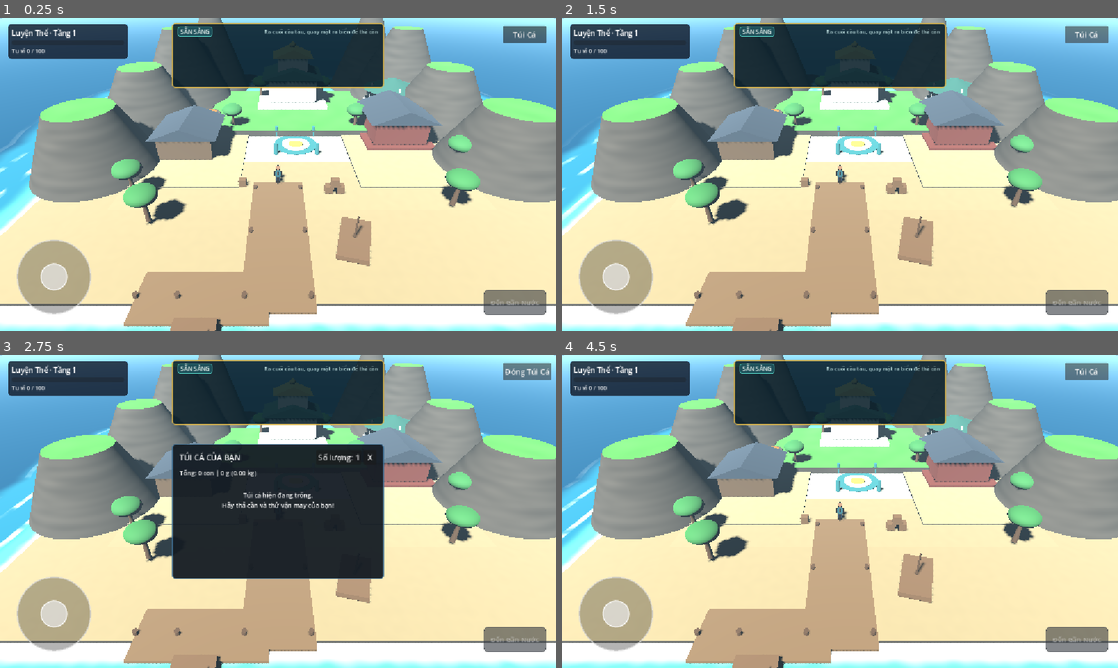
Above: before the commit, frames 1-4 (two rows, left to right).
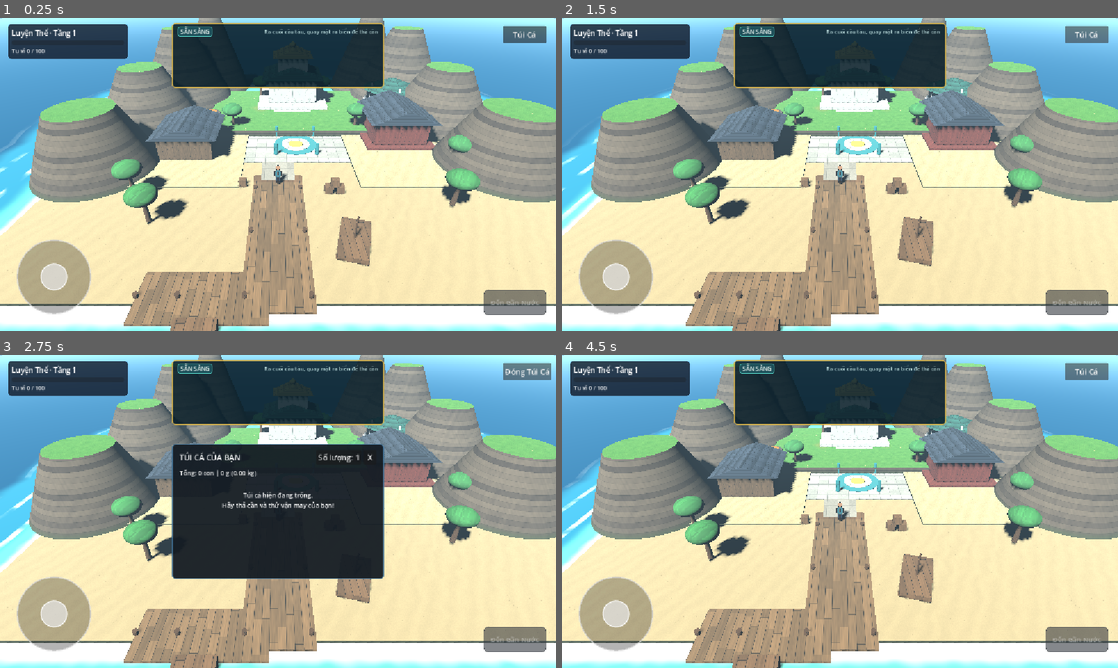
Above: after the commit, the same moments.

Repository: aohmn/GameDemo
Game: Godot game, scene res://scenes/boot/main.tscn
The game is run twice, just before and just after one commit, with the same random seed, the same clock (stepped at 60 frames per second) and the same inputs.
Inputs:
- Up to frame 1 (0.25 s): no input
- Up to frame 2 (1.5 s): click "Túi Cá" at 0.5 s; click "Đóng Túi Cá" at 1.25 s
- Up to frame 3 (2.75 s): click "Túi Cá" at 2 s
- Up to frame 4 (4.5 s): click "Số lượng: 1" at 2.75 s; click "Số lượng: Tất cả" at 3.5 s; click "Đóng Túi Cá" at 4.25 s

The runs differ from the first frame. In frame 1, 11% of the frame differs, in the area x 1-100%, y 2-100%; in frame 2, 11%; in frame 3, 7.5%; in frame 4, 11%.

Commit message:
feat: do hoa map procedural - shader van, ngoi, da, la, cat, co, nui; bo vet den

Diff:
--- /dev/null
+++ b/assets/shaders/proc_foliage.gdshader
@@ -0,0 +1,27 @@
+shader_type spatial;
+render_mode cull_back, depth_draw_opaque;
+#include "res://assets/shaders/proc_common.gdshaderinc"
+
+// Tán lá: mảng lá sáng tối theo cụm, chấm lá sáng, sáng dần lên phía trên.
+uniform vec4 base_color : source_color = vec4(0.24, 0.62, 0.28, 1.0);
+uniform vec4 dark_color : source_color = vec4(0.12, 0.38, 0.2, 1.0);
+
+varying vec3 v_wp;
+varying vec3 v_wn;
+
+void vertex() {
+	v_wp = (MODEL_MATRIX * vec4(VERTEX, 1.0)).xyz;
+	v_wn = normalize((MODEL_MATRIX * vec4(NORMAL, 0.0)).xyz);
+}
+
+void fragment() {
+	vec3 n = normalize(v_wn);
+	vec2 uv = vec2(v_wp.x + v_wp.z * 0.7, v_wp.y * 1.3 + v_wp.z * 0.4);
+	float clump = fbm2(uv * 2.6);
+	vec3 col = mix(dark_color.rgb, base_color.rgb, 0.25 + clump * 0.9);
+	float leaf = h21(floor(uv * 7.0));
+	col = mix(col, base_color.rgb * 1.15, step(0.86, leaf) * 0.4);
+	col *= 0.72 + 0.28 * clamp(n.y * 0.5 + 0.5, 0.0, 1.0);
+	ALBEDO = col;
+	ROUGHNESS = 0.85;
+}
--- /dev/null
+++ b/assets/shaders/proc_marble.gdshader
@@ -0,0 +1,30 @@
+shader_type spatial;
+render_mode cull_back, depth_draw_opaque;
+#include "res://assets/shaders/proc_common.gdshaderinc"
+
+// Bạch ngọc/đá cẩm thạch: nền sáng, vân mảnh uốn lượn, đường ghép tấm.
+uniform vec4 base_color : source_color = vec4(0.92, 0.96, 0.94, 1.0);
+uniform vec4 dark_color : source_color = vec4(0.62, 0.74, 0.72, 1.0);
+uniform float panel = 1.6;
+
+varying vec3 v_wp;
+varying vec3 v_wn;
+
+void vertex() {
+	v_wp = (MODEL_MATRIX * vec4(VERTEX, 1.0)).xyz;
+	v_wn = normalize((MODEL_MATRIX * vec4(NORMAL, 0.0)).xyz);
+}
+
+void fragment() {
+	vec2 uv = face_uv(v_wp, normalize(v_wn));
+	float warp = fbm2(uv * 1.6) * 4.0;
+	float vein = abs(sin((uv.x * 1.3 + uv.y * 0.9) * 2.2 + warp));
+	vein = 1.0 - smoothstep(0.0, 0.16, vein);
+	vec3 col = mix(base_color.rgb, dark_color.rgb, vein * 0.55 + fbm2(uv * 3.0) * 0.12);
+	vec2 f = fract(uv / panel);
+	vec2 edge = min(f, 1.0 - f);
+	col = mix(col, dark_color.rgb * 0.8, (1.0 - smoothstep(0.0, 0.012, min(edge.x, edge.y))) * 0.8);
+	ALBEDO = col;
+	ROUGHNESS = 0.35;
+	SPECULAR = 0.6;
+}
--- /dev/null
+++ b/assets/shaders/proc_material.gd
@@ -0,0 +1,56 @@
+extends RefCounted
+
+## Tạo vật liệu procedural (không texture) theo tên node. Một nơi duy nhất quyết định node nào
+## dùng shader nào, để builder của mọi map dùng chung phong cách bề mặt.
+
+const SHADER_DIR: String = "res://assets/shaders/"
+
+static var _cache: Dictionary = {}
+
+
+## Loại bề mặt theo từ khóa trong tên node.
+static func kind_for_name(n: String) -> String:
+	if n.contains("Roof"):
+		return "roof"
+	if n.contains("TreeCrown"):
+		return "foliage"
+	if n.contains("Mast") or n.contains("Trunk") or n.contains("Post") or n.contains("Crate"):
+		return "wood"
+	if n.contains("Planks") or n.contains("PierRamp") or n.contains("Boat"):
+		return "planks"
+	if n.contains("Warehouse") or (n.contains("ThuongHoi") and not n.contains("Sign")):
+		return "wood"
+	if n.contains("Pillar") or n.contains("TeleportInnerRing"):
+		return "marble"
+	if n.contains("TienCac") and not n.contains("Pinnacle"):
+		return "marble"
+	if n.contains("Plaza") or n.begins_with("Path") or n.contains("Observation") or n.contains("PondBorder"):
+		return "paving"
+	if n.contains("Furnace") and not n.contains("Fire"):
+		return "rough"
+	return "plain"
+
+
+static func make(node_name: String, color: Color) -> Material:
+	var kind: String = kind_for_name(node_name)
+	var radial: bool = node_name.contains("Observation") and node_name.contains("Roof")
+	var key: String = "%s|%s|%s" % [kind, color.to_html(), str(radial)]
+	if _cache.has(key):
+		return _cache[key]
+	var mat: Material
+	if kind == "plain":
+		var std := StandardMaterial3D.new()
+		std.albedo_color = color
+		std.roughness = 0.8
+		mat = std
+	else:
+		var shader: Shader = load(SHADER_DIR + "proc_%s.gdshader" % kind) as Shader
+		var sm := ShaderMaterial.new()
+		sm.shader = shader
+		sm.set_shader_parameter("base_color", color)
+		sm.set_shader_parameter("dark_color", color.darkened(0.38))
+		if kind == "roof":
+			sm.set_shader_parameter("radial", radial)
+		mat = sm
+	_cache[key] = mat
+	return mat
--- /dev/null
+++ b/assets/shaders/proc_paving.gdshader
@@ -0,0 +1,29 @@
+shader_type spatial;
+render_mode cull_back, depth_draw_opaque;
+#include "res://assets/shaders/proc_common.gdshaderinc"
+
+// Đá phiến lát đường/quảng trường: ô vuông, vữa giữa các viên, tông màu lệch theo viên, nhám hạt.
+uniform vec4 base_color : source_color = vec4(0.74, 0.72, 0.67, 1.0);
+uniform vec4 dark_color : source_color = vec4(0.5, 0.48, 0.44, 1.0);
+uniform float tile_size = 1.1;
+
+varying vec3 v_wp;
+varying vec3 v_wn;
+
+void vertex() {
+	v_wp = (MODEL_MATRIX * vec4(VERTEX, 1.0)).xyz;
+	v_wn = normalize((MODEL_MATRIX * vec4(NORMAL, 0.0)).xyz);
+}
+
+void fragment() {
+	vec2 uv = face_uv(v_wp, normalize(v_wn)) / tile_size;
+	vec2 id = floor(uv);
+	vec2 f = fract(uv);
+	vec3 col = mix(base_color.rgb, dark_color.rgb, h21(id) * 0.4);
+	col *= 0.92 + fbm2(uv * 9.0) * 0.16;
+	vec2 edge = min(f, 1.0 - f);
+	float grout = 1.0 - smoothstep(0.0, 0.04, min(edge.x, edge.y));
+	col = mix(col, dark_color.rgb * 0.8, grout * 0.7);
+	ALBEDO = col;
+	ROUGHNESS = 0.85;
+}
--- /dev/null
+++ b/assets/shaders/proc_planks.gdshader
@@ -0,0 +1,34 @@
+shader_type spatial;
+render_mode cull_back, depth_draw_opaque;
+#include "res://assets/shaders/proc_common.gdshaderinc"
+
+// Ván gỗ lát sàn: ván dọc theo trục Z, khe giữa các ván, mối nối so le, vân gỗ và đầu đinh.
+uniform vec4 base_color : source_color = vec4(0.60, 0.44, 0.28, 1.0);
+uniform vec4 dark_color : source_color = vec4(0.40, 0.26, 0.16, 1.0);
+uniform float plank_width = 0.5;
+uniform float plank_length = 2.4;
+
+varying vec3 v_wp;
+varying vec3 v_wn;
+
+void vertex() {
+	v_wp = (MODEL_MATRIX * vec4(VERTEX, 1.0)).xyz;
+	v_wn = normalize((MODEL_MATRIX * vec4(NORMAL, 0.0)).xyz);
+}
+
+void fragment() {
+	vec2 uv = face_uv(v_wp, normalize(v_wn));
+	float row = floor(uv.x / plank_width);
+	float off = h21(vec2(row, 3.0)) * plank_length;
+	float seg = floor((uv.y + off) / plank_length);
+	vec2 f = vec2(fract(uv.x / plank_width), fract((uv.y + off) / plank_length));
+	float tone = h21(vec2(row, seg));
+	vec3 col = mix(base_color.rgb, dark_color.rgb, tone * 0.65);
+	float grain = fbm2(vec2(uv.x * 14.0, uv.y * 1.1 + row * 5.0));
+	col *= 0.86 + grain * 0.26;
+	float gap = (1.0 - smoothstep(0.0, 0.05, f.x)) + (1.0 - smoothstep(0.0, 0.05, 1.0 - f.x));
+	gap += (1.0 - smoothstep(0.0, 0.012, f.y)) * 0.8;
+	col = mix(col, dark_color.rgb * 0.45, clamp(gap, 0.0, 1.0));
+	ALBEDO = col;
+	ROUGHNESS = 0.9;
+}
--- /dev/null
+++ b/assets/shaders/proc_roof.gdshader
@@ -0,0 +1,34 @@
+shader_type spatial;
+render_mode cull_back, depth_draw_opaque;
+#include "res://assets/shaders/proc_common.gdshaderinc"
+
+// Mái ngói: các hàng ngói so le, rìa dưới mỗi viên đổ bóng, mỗi viên lệch tông một chút.
+uniform vec4 base_color : source_color = vec4(0.25, 0.30, 0.38, 1.0);
+uniform vec4 dark_color : source_color = vec4(0.15, 0.18, 0.24, 1.0);
+uniform float rows_per_meter = 3.2;
+uniform float tile_width = 0.42;
+uniform bool radial = false;
+
+varying vec3 v_wp;
+varying vec3 v_local;
+
+void vertex() {
+	v_wp = (MODEL_MATRIX * vec4(VERTEX, 1.0)).xyz;
+	v_local = VERTEX;
+}
+
+void fragment() {
+	float row_f = v_wp.y * rows_per_meter;
+	float row = floor(row_f);
+	float along = radial ? atan(v_local.x, v_local.z) * 2.2 : v_local.z;
+	float col_f = along / tile_width + 0.5 * mod(row, 2.0);
+	vec2 id = vec2(floor(col_f), row);
+	vec2 f = vec2(fract(col_f), fract(row_f));
+	vec3 col = mix(base_color.rgb, dark_color.rgb, h21(id) * 0.55);
+	col *= 0.7 + 0.3 * smoothstep(0.0, 0.7, f.y);
+	float seam = (1.0 - smoothstep(0.0, 0.07, f.x)) + (1.0 - smoothstep(0.0, 0.07, 1.0 - f.x));
+	col = mix(col, dark_color.rgb * 0.55, clamp(seam, 0.0, 1.0) * 0.8);
+	ALBEDO = col;
+	ROUGHNESS = 0.7;
+	METALLIC = 0.05;
+}
--- /dev/null
+++ b/assets/shaders/proc_rough.gdshader
@@ -0,0 +1,25 @@
+shader_type spatial;
+render_mode cull_back, depth_draw_opaque;
+#include "res://assets/shaders/proc_common.gdshaderinc"
+
+// Đá thô (lò, kè đá): nhiễu hai tầng, khe nứt tối, vệt rêu nhẹ ở chân.
+uniform vec4 base_color : source_color = vec4(0.35, 0.32, 0.30, 1.0);
+uniform vec4 dark_color : source_color = vec4(0.2, 0.18, 0.17, 1.0);
+
+varying vec3 v_wp;
+varying vec3 v_wn;
+
+void vertex() {
+	v_wp = (MODEL_MATRIX * vec4(VERTEX, 1.0)).xyz;
+	v_wn = normalize((MODEL_MATRIX * vec4(NORMAL, 0.0)).xyz);
+}
+
+void fragment() {
+	vec2 uv = face_uv(v_wp, normalize(v_wn));
+	float n = fbm2(uv * 3.0) * 0.6 + fbm2(uv * 11.0) * 0.4;
+	vec3 col = mix(dark_color.rgb, base_color.rgb, 0.35 + n * 0.8);
+	float crack = abs(vnoise(uv * 4.0) - 0.5);
+	col = mix(col, dark_color.rgb * 0.5, (1.0 - smoothstep(0.0, 0.035, crack)) * 0.6);
+	ALBEDO = col;
+	ROUGHNESS = 0.95;
+}
--- /dev/null
+++ b/assets/shaders/proc_wood.gdshader
@@ -0,0 +1,29 @@
+shader_type spatial;
+render_mode cull_back, depth_draw_opaque;
+#include "res://assets/shaders/proc_common.gdshaderinc"
+
+// Gỗ có vân dọc (thân cây, cột, thùng, tường gỗ).
+uniform vec4 base_color : source_color = vec4(0.55, 0.38, 0.24, 1.0);
+uniform vec4 dark_color : source_color = vec4(0.40, 0.26, 0.16, 1.0);
+
+varying vec3 v_wp;
+varying vec3 v_wn;
+
+void vertex() {
+	v_wp = (MODEL_MATRIX * vec4(VERTEX, 1.0)).xyz;
+	v_wn = normalize((MODEL_MATRIX * vec4(NORMAL, 0.0)).xyz);
+}
+
+void fragment() {
+	vec3 n = normalize(v_wn);
+	vec2 uv = face_uv(v_wp, n);
+	float across = abs(n.y) > 0.7 ? uv.x + uv.y : uv.x * 1.0 + uv.y * 0.0 + v_wp.z * 0.7;
+	float rings = fbm2(vec2(across * 9.0, v_wp.y * 0.8));
+	float streak = vnoise(vec2(across * 26.0, v_wp.y * 1.5));
+	vec3 col = mix(dark_color.rgb, base_color.rgb, 0.35 + rings * 0.65);
+	col *= 0.9 + streak * 0.2;
+	float board = abs(fract(across / 0.55) - 0.5);
+	col = mix(col, dark_color.rgb * 0.5, (1.0 - smoothstep(0.0, 0.02, 0.5 - board)) * 0.7);
+	ALBEDO = col;
+	ROUGHNESS = 0.88;
+}
--- a/maps/harbor_island/builders/pier_builder.gd
+++ b/maps/harbor_island/builders/pier_builder.gd
@@ -1,4 +1,6 @@
 extends RefCounted
+
+const ProcMaterial: Script = preload("res://assets/shaders/proc_material.gd")
 
 ## PierBuilder — Cầu tàu bến cảng, thuyền gỗ neo đậu và điểm câu ven biển
 ## Mang phong cách mộc mạc, phóng khoáng của Sea of Thieves.
@@ -77,7 +79,7 @@
 	node.mesh = hull
 	node.position = pos
 	node.rotation_degrees.y = rot_y
-	node.material_override = _mat(WOOD_COLOR)
+	node.material_override = ProcMaterial.make(b_name, WOOD_COLOR)
 	root_node.add_child(node)
 
 	# Cột buồm gỗ nhỏ
@@ -89,7 +91,7 @@
 	mast_node.name = b_name + "Mast"
 	mast_node.mesh = mast
 	mast_node.position = pos + Vector3(0.0, 1.2, 0.0)
-	mast_node.material_override = _mat(WOOD_DARK)
+	mast_node.material_override = ProcMaterial.make(mast_node.name, WOOD_DARK)
 	root_node.add_child(mast_node)
 
 	var body := StaticBody3D.new()
@@ -127,12 +129,5 @@
 	node.name = node_name
 	node.mesh = mesh
 	node.position = pos
-	node.material_override = _mat(color)
+	node.material_override = ProcMaterial.make(node_name, color)
 	root_node.add_child(node)
-
-
-static func _mat(color: Color) -> StandardMaterial3D:
-	var material := StandardMaterial3D.new()
-	material.albedo_color = color
-	material.roughness = 0.85
-	return material
--- a/maps/harbor_island/builders/plaza_path_builder.gd
+++ b/maps/harbor_island/builders/plaza_path_builder.gd
@@ -1,4 +1,6 @@
 extends RefCounted
+
+const ProcMaterial: Script = preload("res://assets/shaders/proc_material.gd")
 
 ## PlazaPathBuilder — Kiến tạo Quảng trường trung tâm, Trận pháp truyền tống,
 ## Hồ Linh Ngư cảnh quan và Mạng lưới đường đi kết nối toàn bộ hòn đảo.
@@ -115,8 +117,5 @@
 	node.name = node_name
 	node.mesh = mesh
 	node.position = pos
-	var mat := StandardMaterial3D.new()
-	mat.albedo_color = color
-	mat.roughness = 0.8
-	node.material_override = mat
+	node.material_override = ProcMaterial.make(node_name, color)
 	root_node.add_child(node)
--- a/maps/harbor_island/builders/prop_builder.gd
+++ b/maps/harbor_island/builders/prop_builder.gd
@@ -1,4 +1,6 @@
 extends RefCounted
+
+const ProcMaterial: Script = preload("res://assets/shaders/proc_material.gd")
 
 ## PropBuilder — Bố trí thùng hàng, cảnh vật và cây cỏ nhiệt đới tiên hiệp.
 
@@ -89,8 +91,5 @@
 	node.name = node_name
 	node.mesh = mesh
 	node.position = pos
-	var mat := StandardMaterial3D.new()
-	mat.albedo_color = color
-	mat.roughness = 0.8
-	node.material_override = mat
+	node.material_override = ProcMaterial.make(node_name, color)
 	root_node.add_child(node)
--- a/maps/harbor_island/builders/sect_building_builder.gd
+++ b/maps/harbor_island/builders/sect_building_builder.gd
@@ -1,4 +1,6 @@
 extends RefCounted
+
+const ProcMaterial: Script = preload("res://assets/shaders/proc_material.gd")
 
 ## SectBuildingBuilder — Kiến tạo các kiến trúc môn phái và cơ sở hạ tầng:
 ## 3. Tiên Các (Công trình trên cao, nơi tu luyện và đột phá)
@@ -175,8 +177,5 @@
 	node.name = node_name
 	node.mesh = mesh
 	node.position = pos
-	var mat := StandardMaterial3D.new()
-	mat.albedo_color = color
-	mat.roughness = 0.75
-	node.material_override = mat
+	node.material_override = ProcMaterial.make(node_name, color)
 	root_node.add_child(node)
--- a/maps/harbor_island/builders/terrain_builder.gd
+++ b/maps/harbor_island/builders/terrain_builder.gd
@@ -37,6 +37,10 @@
 	sun.light_color = Color(1.0, 0.96, 0.88)
 	sun.light_energy = 1.35
 	sun.shadow_enabled = true
+	# 2 tầng bóng + làm mờ ranh giới tầng: bỏ vệt đen ngang đảo, nhẹ hơn cho Android
+	sun.directional_shadow_mode = DirectionalLight3D.SHADOW_PARALLEL_2_SPLITS
+	sun.directional_shadow_blend_splits = true
+	sun.directional_shadow_max_distance = 70.0
 	root_node.add_child(sun)
 
 
@@ -74,7 +78,6 @@
 
 	# Cao nguyên đồi cỏ tự nhiên (Plateau Layers)
 	var plateaus: Array[Dictionary] = [
-		{"name": "PlateauCenter", "pos": Vector3(0.0, 0.02, 3.0), "size": Vector3(32.0, 0.04, 22.0)},
 		{"name": "PlateauNorth", "pos": Vector3(0.0, 0.35, -7.0), "size": Vector3(22.0, 0.7, 15.0)},
 		{"name": "PlateauWest", "pos": Vector3(-12.5, 0.1, 2.0), "size": Vector3(14.0, 0.2, 18.0)},
 		{"name": "PlateauEast", "pos": Vector3(12.5, 0.1, 2.0), "size": Vector3(14.0, 0.2, 18.0)},
--- a/maps/harbor_island/terrain.gdshader
+++ b/maps/harbor_island/terrain.gdshader
@@ -7,10 +7,11 @@
 
 uniform vec4 sand_color : source_color = vec4(0.94, 0.85, 0.63, 1.0);
 uniform vec4 sand_wet_color : source_color = vec4(0.78, 0.68, 0.48, 1.0);
-uniform vec4 grass_color : source_color = vec4(0.32, 0.72, 0.27, 1.0);
-uniform vec4 grass_bright : source_color = vec4(0.42, 0.82, 0.35, 1.0);
-uniform vec4 rock_color : source_color = vec4(0.42, 0.38, 0.35, 1.0);
-uniform vec4 rock_dark : source_color = vec4(0.28, 0.25, 0.23, 1.0);
+uniform vec4 grass_color : source_color = vec4(0.26, 0.54, 0.22, 1.0);
+uniform vec4 grass_bright : source_color = vec4(0.40, 0.68, 0.28, 1.0);
+uniform vec4 grass_dry : source_color = vec4(0.58, 0.58, 0.28, 1.0);
+uniform vec4 rock_color : source_color = vec4(0.50, 0.43, 0.36, 1.0);
+uniform vec4 rock_dark : source_color = vec4(0.27, 0.23, 0.21, 1.0);
 
 varying vec3 v_world_pos;
 varying vec3 v_world_normal;
@@ -40,19 +41,37 @@
     vec3 pos = v_world_pos;
     vec3 norm = normalize(v_world_normal);
 
-    // Nhiễu cát: gợn sóng gió nhẹ
+    // Cát: gợn sóng gió, hạt li ti, vài vỏ sò sẫm, ẩm dần về phía nước
     float sand_noise = gnoise(pos.xz * 1.5) * 0.5 + 0.5;
-    vec3 sand_col = mix(sand_color.rgb, sand_color.rgb * 0.92, sand_noise);
-    // Cát ẩm sát nước
+    float ripple = sin((pos.x * 0.8 + pos.z * 0.45) * 6.0 + gnoise(pos.xz * 0.8) * 4.0);
+    float grain = hash2(floor(pos.xz * 36.0)).x * 0.5 + 0.5;
+    vec3 sand_col = mix(sand_color.rgb, sand_color.rgb * 0.9, sand_noise);
+    sand_col *= 1.0 + ripple * 0.04;
+    sand_col *= 0.95 + grain * 0.1;
+    float shell = step(0.992, hash2(floor(pos.xz * 7.0)).y * 0.5 + 0.5) * smoothstep(0.3, 0.15, length(fract(pos.xz * 7.0) - 0.5));
+    sand_col = mix(sand_col, sand_wet_color.rgb * 0.7, shell * 0.8);
     sand_col = mix(sand_wet_color.rgb, sand_col, smoothstep(-0.2, 0.3, pos.y));
 
-    // Nhiễu thảm cỏ: biến thiên sáng tối theo mảng lớn
-    float grass_noise = gnoise(pos.xz * 0.4) * 0.5 + 0.5;
-    vec3 grass_col = mix(grass_color.rgb, grass_bright.rgb, grass_noise);
+    // Cỏ: mảng sáng tối lớn, vùng cỏ khô, sợi cỏ mảnh, lác đác hoa nhỏ
+    float g_big = gnoise(pos.xz * 0.35) * 0.5 + 0.5;
+    float g_mid = gnoise(pos.xz * 1.9) * 0.5 + 0.5;
+    float blades = gnoise(vec2(pos.x * 13.0, pos.z * 2.6)) * 0.5 + 0.5;
+    vec3 grass_col = mix(grass_color.rgb, grass_bright.rgb, g_mid);
+    grass_col = mix(grass_col, grass_dry.rgb, smoothstep(0.62, 0.9, g_big) * 0.65);
+    grass_col *= 0.88 + blades * 0.24;
+    float flower = step(0.985, hash2(floor(pos.xz * 5.0)).x * 0.5 + 0.5) * smoothstep(0.26, 0.14, length(fract(pos.xz * 5.0) - 0.5));
+    grass_col = mix(grass_col, vec3(0.95, 0.88, 0.55), flower * 0.8);
 
-    // Vân vách đá xếp tầng theo trục thẳng đứng
-    float rock_layer = gnoise(vec2(pos.y * 1.8, (pos.x + pos.z) * 0.3)) * 0.5 + 0.5;
+    // Đá: các tầng ngang theo độ cao, vệt xói mòn dọc, rêu mỏng ở chân vách
+    float layer_id = floor(pos.y * 2.4);
+    float layer_tone = hash2(vec2(layer_id, 4.0)).x * 0.5 + 0.5;
+    float erosion = gnoise(vec2((pos.x + pos.z) * 2.2, pos.y * 0.5)) * 0.5 + 0.5;
+    float rock_layer = clamp(layer_tone * 0.7 + erosion * 0.5, 0.0, 1.0);
     vec3 rock_col = mix(rock_color.rgb, rock_dark.rgb, rock_layer);
+    rock_col *= 0.9 + (gnoise(pos.xz * 6.0 + pos.y * 3.0) * 0.5 + 0.5) * 0.2;
+    float band = abs(fract(pos.y * 2.4) - 0.5);
+    rock_col *= 0.82 + 0.18 * smoothstep(0.0, 0.08, 0.5 - band);
+    rock_col = mix(rock_col, grass_color.rgb * 0.7, (1.0 - smoothstep(0.0, 0.6, pos.y)) * 0.25);
 
     // Phân tầng theo độ dốc: vách dốc là đá, mặt phẳng là cỏ/cát
     float slope = clamp(norm.y, 0.0, 1.0);
Not shown, added: assets/shaders/proc_common.gdshaderinc
Not shown, added: assets/shaders/proc_common.gdshaderinc.uid
Not shown, added: assets/shaders/proc_foliage.gdshader.uid
Not shown, added: assets/shaders/proc_marble.gdshader.uid
Not shown, added: assets/shaders/proc_material.gd.uid
Not shown, added: assets/shaders/proc_paving.gdshader.uid
Not shown, added: assets/shaders/proc_planks.gdshader.uid
Not shown, added: assets/shaders/proc_roof.gdshader.uid
Not shown, added: assets/shaders/proc_rough.gdshader.uid
Not shown, added: assets/shaders/proc_wood.gdshader.uid
Not shown, changed: CHANGELOG.md
